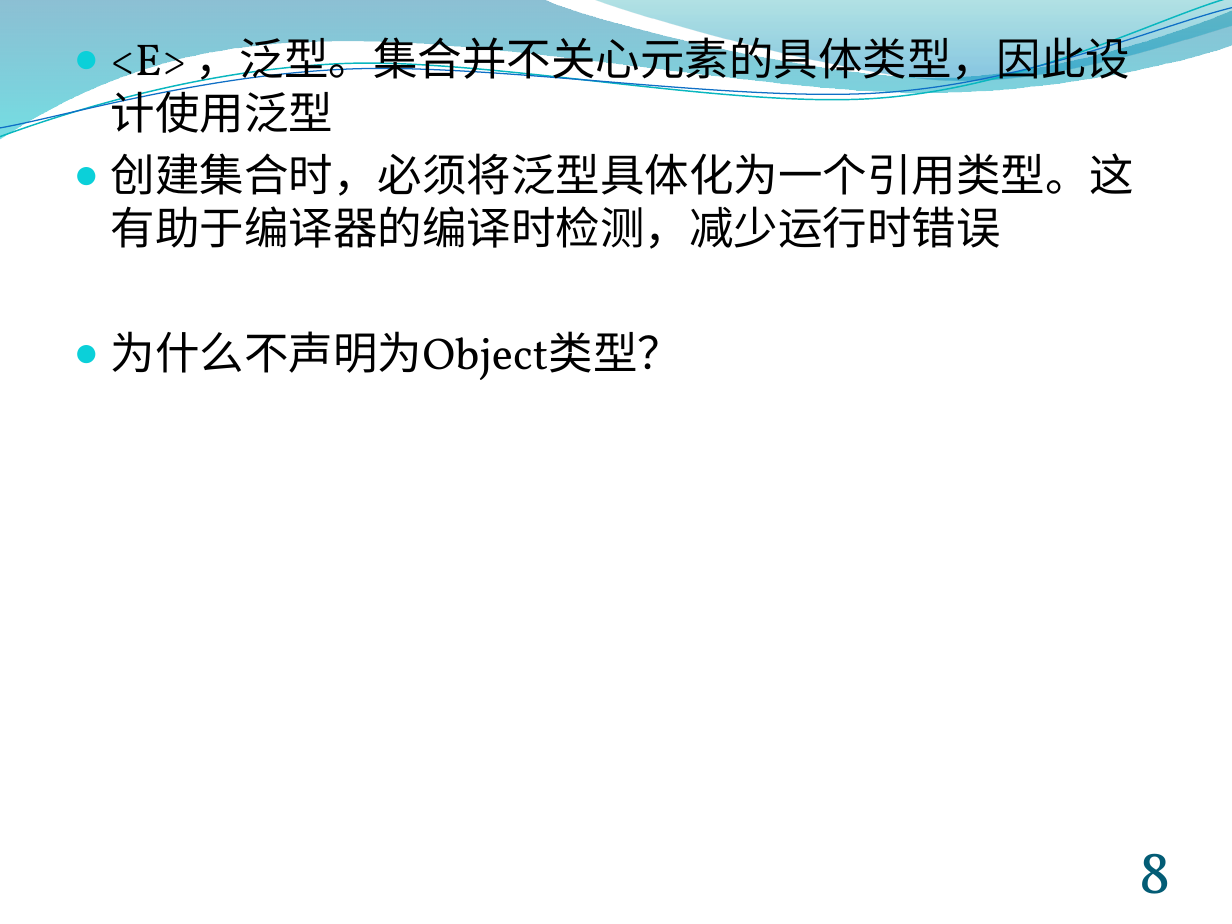
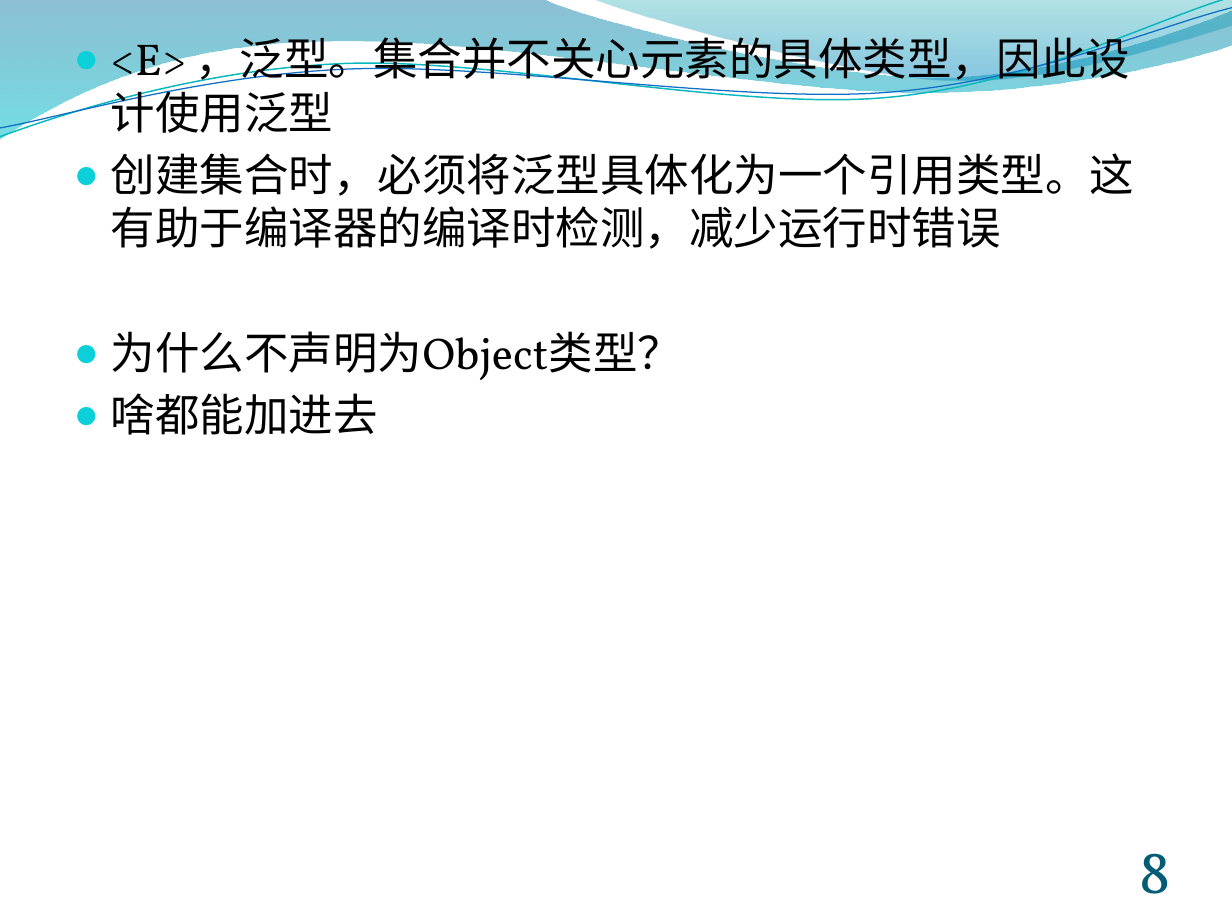
Before and after one commit to AB-IN-lsy/Java_study, a slide deck: slide 9 of Java_study/P6-Collection&Streams&Optional-01.pptx. Drawn at 1232x924 pixels with LibreOffice and Linux fonts; fonts in the diff are those of the drawing. Boxes give left, top, right and bottom in pixels: in the first picture for what was removed or moved away, otherwise in the second. Text is boxed around its words. In the diff, an @@ line names an element or a change of style, - is before the commit and + after.

```diff
--- a/Java_study/P6-Collection&Streams&Optional-01.pptx
+++ b/Java_study/P6-Collection&Streams&Optional-01.pptx
@@ text at (x1=111, y1=393, x2=378, y2=435): paragraph added @@
+● 啥都能加进去
```
Also in this commit, not shown: 18 other files.
